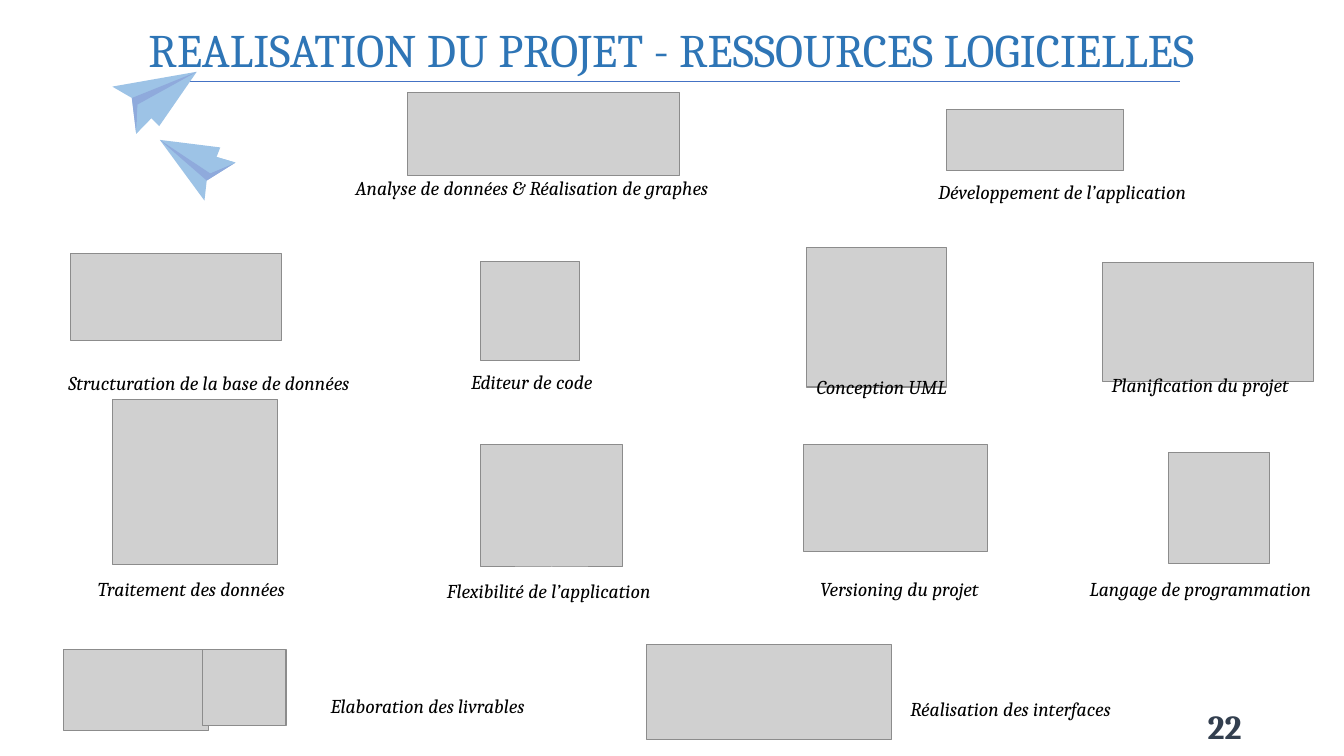
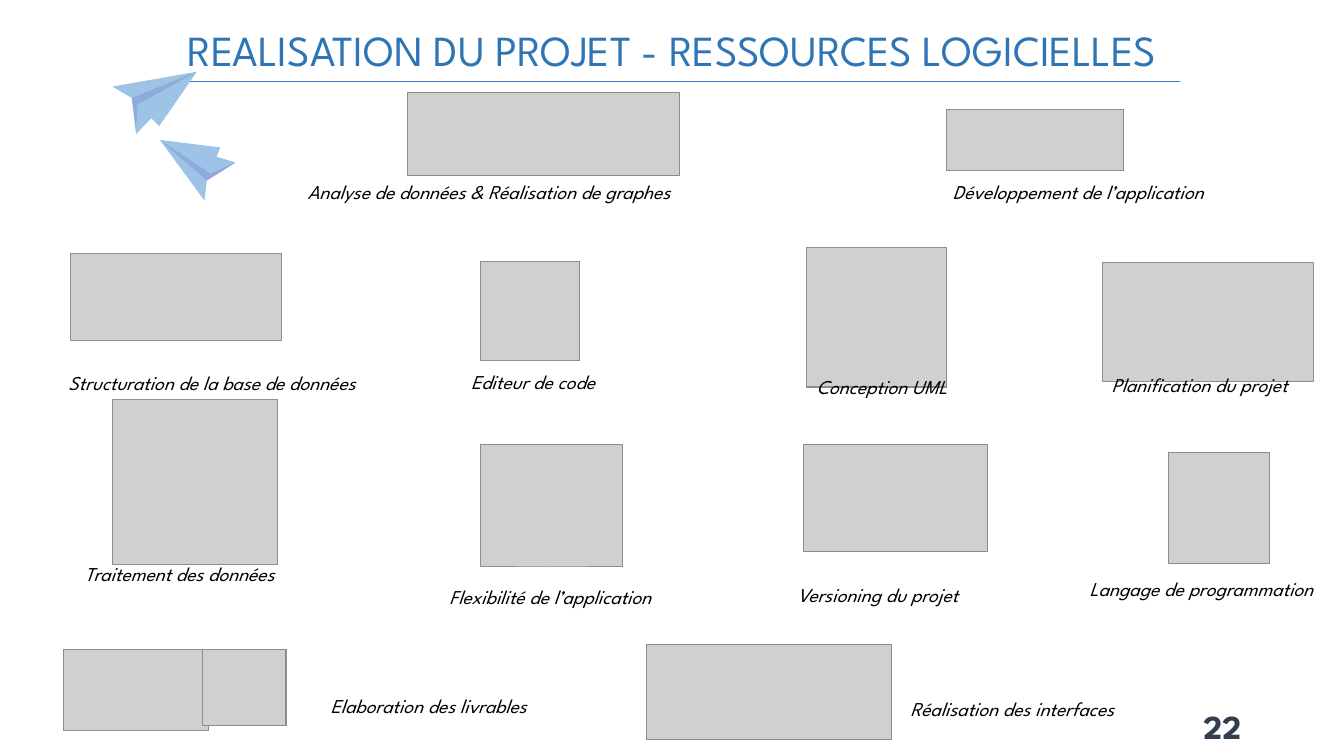
Before and after one commit to Claude127/stageX2, a slide deck: slide 22 of Presentation1.pptx. Drawn at 1344x756 pixels with LibreOffice and Linux fonts; fonts in the diff are those of the drawing; grey boxes stand for pictures. Boxes give left, top, right and bottom in pixels: in the first picture for what was removed or moved away, otherwise in the second. Text is boxed around its words. In the diff, an @@ line names an element or a change of style, - is before the commit and + after.

```diff
--- a/Presentation1.pptx
+++ b/Presentation1.pptx
@@ text "REALISATION DU PROJET - RESSOURCES ..." at <box>188,37,1156,79</box>: size 33.3 to 30.6 pt, font Cambria to League Spartan @@
@@ text "Analyse de données & Réalisation ...": place and size @@
-text "Analyse de données & Réalisation ..." at <box>355,181,708,200</box>
+text "Analyse de données & Réalisation ..." at <box>308,185,670,204</box>
@@ font Cambria to League Spartan in 13 elements at <box>68,376,355,391</box>, <box>1203,716,1241,739</box>, <box>953,185,1203,203</box>, <box>1090,582,1314,601</box>, <box>910,702,1114,717</box>, <box>331,699,527,714</box>, <box>1112,378,1287,399</box>, <box>471,375,595,390</box>, <box>817,374,947,401</box>, <box>797,588,958,607</box>, <box>449,590,651,608</box>, <box>308,185,670,204</box>, <box>85,561,274,582</box> @@
@@ text "Traitement des données": place and size @@
-text "Traitement des données" at <box>98,582,284,596</box>
+text "Traitement des données" at <box>85,561,274,582</box>
@@ text "Versioning du projet": place and size @@
-text "Versioning du projet" at <box>820,582,978,601</box>
+text "Versioning du projet" at <box>797,588,958,607</box>
```
Also in this commit, not shown: 25 other slides changed.
